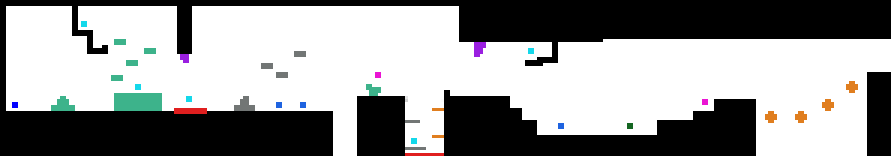
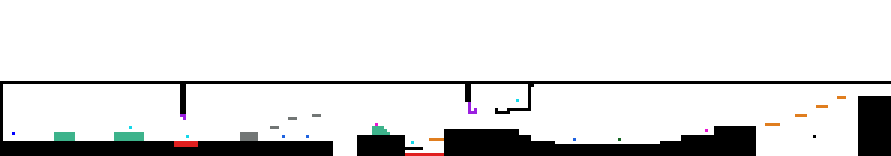
Layered file, before and after one edit (891 x 156). Changes by layer:
added layer "Level 2 certo" above "Level 2" over [3, 81, 891, 156]
hid "Level 2", opacity 100% → 65%, painted on it over [0, 0, 891, 156]
